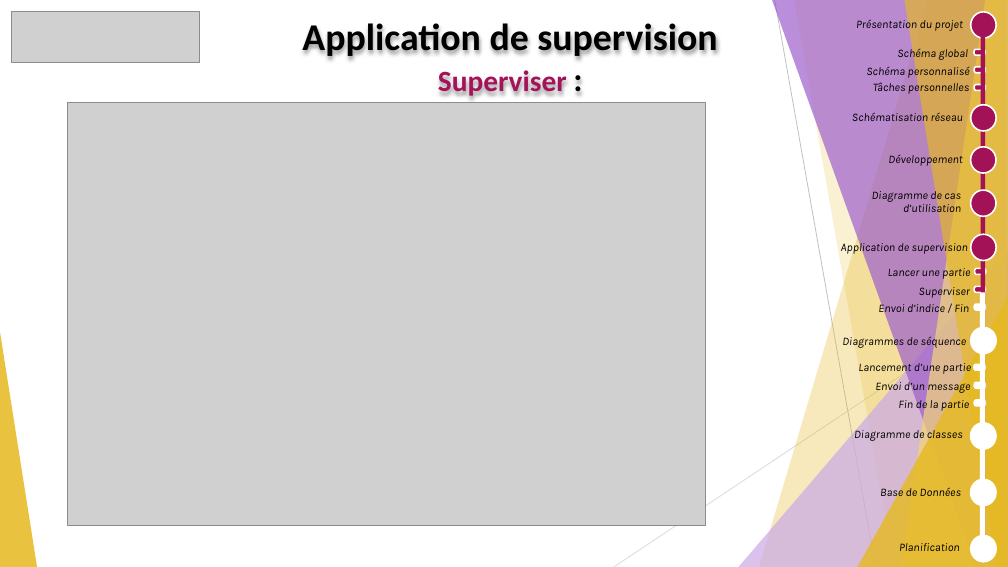
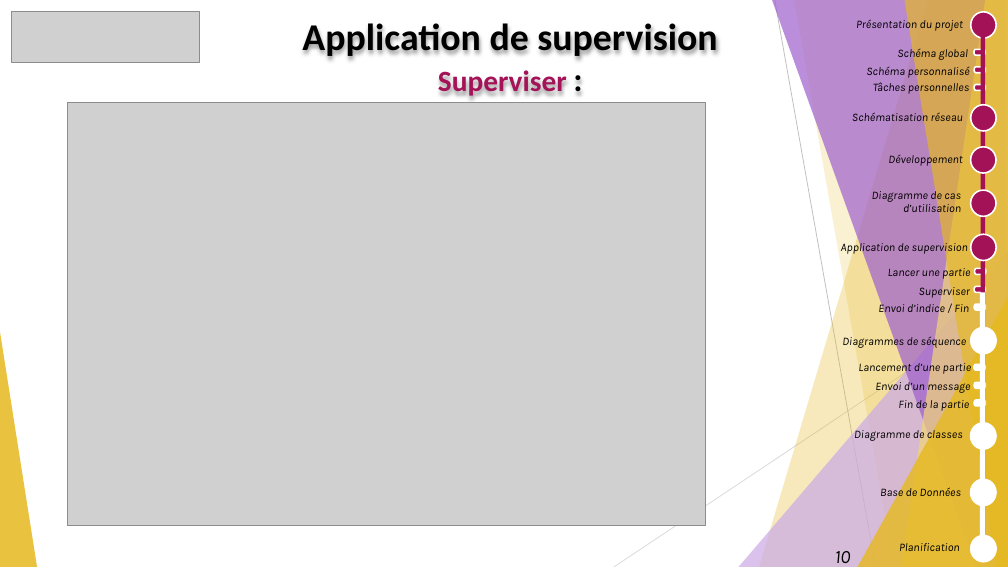
Before and after one commit to GuiguiMvn/Systeme-Escape-Game-Telethon, a slide deck: slide 10 of Nathan/Compte-rendus/REVUE-R2-GUIGAND-SFL6.pptx. Drawn at 1008x567 pixels with LibreOffice and Linux fonts; fonts in the diff are those of the drawing; grey boxes stand for pictures. Boxes give left, top, right and bottom in pixels: in the first picture for what was removed or moved away, otherwise in the second. Text is boxed around its words. In the diff, an @@ line names an element or a change of style, - is before the commit and + after.

```diff
--- a/Nathan/Compte-rendus/REVUE-R2-GUIGAND-SFL6.pptx
+++ b/Nathan/Compte-rendus/REVUE-R2-GUIGAND-SFL6.pptx
@@ text added at [835, 551, 851, 563], 18 pt, text #000000, italic @@
+10
```
Also in this commit, not shown: 17 other slides changed, 4 other files.
